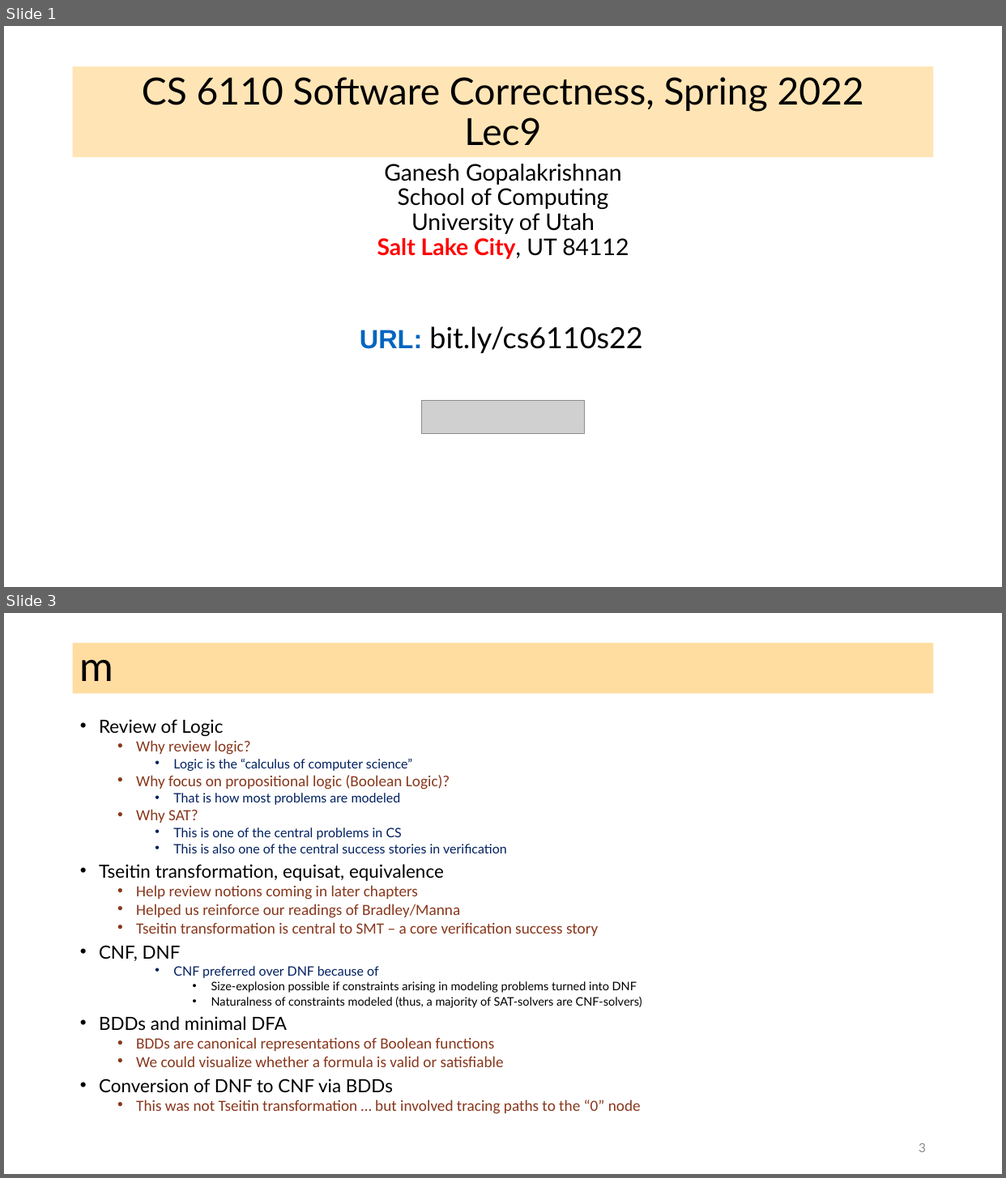
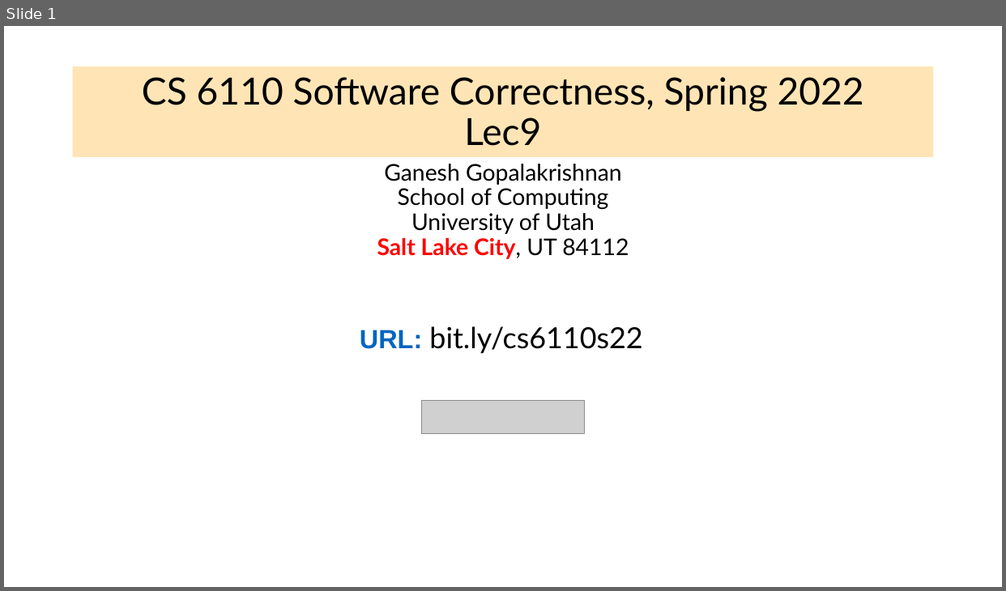
Before and after one commit to ganeshutah/cs6110s22, a slide deck: Lec9/Lec9.pptx. Shown one above the other, each under a label of ours: slides 1 and 3 before the commit, slide 1 after it; the slides between them are not shown. The pictures are 1006x1178 and 1006x591 pixels, drawn with LibreOffice and Linux fonts; fonts in the diff are those of the drawing; grey boxes stand for pictures. Boxes give left, top, right and bottom in pixels: in the first picture for what was removed or moved away, otherwise in the second. Text is boxed around its words. In the diff, an @@ line names an element or a change of style, - is before the commit and + after.

```diff
--- a/Lec9/Lec9.pptx
+++ b/Lec9/Lec9.pptx
@@ slide 3 removed at bbox=[4, 613, 1002, 1174], background #FFFFFF @@
@@ title removed at bbox=[73, 643, 934, 694] @@
-m
@@ text removed at bbox=[99, 719, 642, 1114] @@
-• Review of Logic
-  • Why review logic?
-    • Logic is the “calculus of computer science”
-  • Why focus on propositional logic (Boolean Logic)?
-    • That is how most problems are modeled
-  • Why SAT?
-    • This is one of the central problems in CS
-    • This is also one of the central success stories in verification
-• Tseitin transformation, equisat, equivalence
-  • Help review notions coming in later chapters
-  • Helped us reinforce our readings of Bradley/Manna
-  • Tseitin transformation is central to SMT – a core verification success story
-• CNF, DNF
-    • CNF preferred over DNF because of
-      • Size-explosion possible if constraints arising in modeling problems turned into DNF
-      • Naturalness of constraints modeled (thus, a majority of SAT-solvers are CNF-solvers)
-• BDDs and minimal DFA
-  • BDDs are canonical representations of Boolean functions
-  • We could visualize whether a formula is valid or satisfiable
-• Conversion of DNF to CNF via BDDs
-  • This was not Tseitin transformation … but involved tracing paths to the “0” node
@@ page number removed at bbox=[918, 1144, 926, 1152] @@
-3
```
Also in this commit, not shown: 1 slide changed, 7 slides added.
